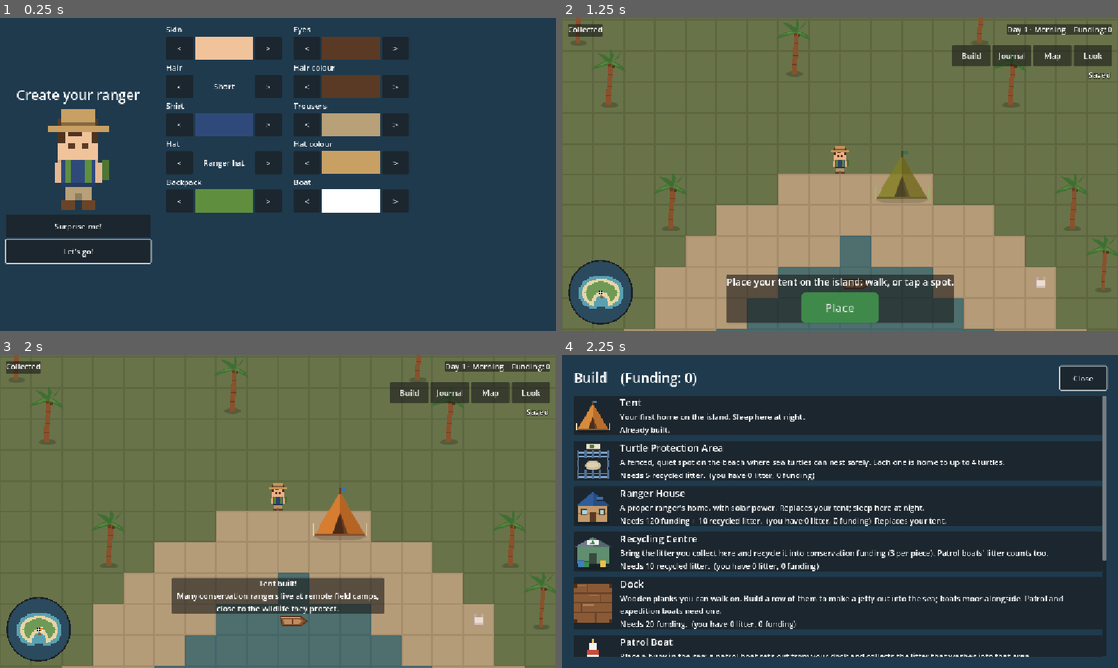
Above: before the commit, frames 1-4 (two rows, left to right).
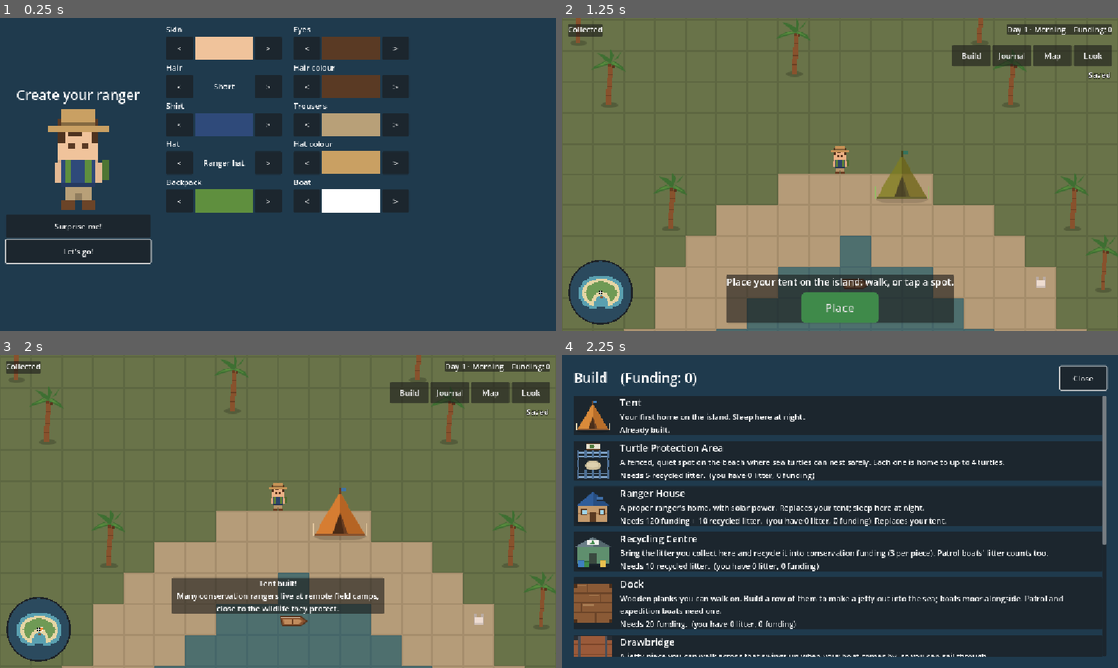
Above: after the commit, the same moments.

Repository: detronics-apps/ocean-haven
Game: Godot game, scene res://scenes/world/ocean_world.tscn
Two runs of this game, one before a commit and one after it. Both use one fixed random seed, a clock stepped at 60 frames per second and the inputs below.
Inputs:
- Up to frame 1 (0.25 s): no input
- Up to frame 2 (1.25 s): click "Let's go!" at 0.5 s
- Up to frame 3 (2 s): click "Place" at 1.25 s
- Up to frame 4 (2.25 s): click "Build" at 2 s

Frames 1-3 are identical in both runs. In frame 4, 1.0% of the frame differs, in the area x 2-98%, y 60-97%.

Commit message:
Drawbridge: a jetty piece that swings up for your boat
New building (40 funding): placed like a dock plank (must connect to
the shore or another plank) and walked across like one. While a sailing
boat is within 64 px it raises (the water under it is open again, so
the boat passes) and it lowers once the boat has gone. It won't open
while the ranger is standing on it. test_dock covers it.

Co-Authored-By: Claude Opus 5.5 <noreply@anthropic.com>

Diff:
--- /dev/null
+++ b/assets/buildings/drawbridge_closed.svg
@@ -0,0 +1,14 @@
+<svg xmlns="http://www.w3.org/2000/svg" width="32" height="32" viewBox="0 0 32 32" shape-rendering="crispEdges">
+  <!-- Placeholder drawbridge, lowered: reddish planks, iron straps, chain posts -->
+  <rect x="0" y="0" width="32" height="32" fill="#9a5a3a"/>
+  <g fill="#7a4428">
+    <rect x="0" y="7" width="32" height="1"/><rect x="0" y="15" width="32" height="1"/><rect x="0" y="23" width="32" height="1"/>
+  </g>
+  <g fill="#4a4f58">
+    <rect x="4" y="0" width="2" height="32"/><rect x="26" y="0" width="2" height="32"/>
+  </g>
+  <g fill="#2a2e34">
+    <rect x="0" y="0" width="4" height="4"/><rect x="28" y="0" width="4" height="4"/>
+    <rect x="0" y="28" width="4" height="4"/><rect x="28" y="28" width="4" height="4"/>
+  </g>
+</svg>
--- /dev/null
+++ b/assets/buildings/drawbridge_open.svg
@@ -0,0 +1,12 @@
+<svg xmlns="http://www.w3.org/2000/svg" width="32" height="32" viewBox="0 0 32 32" shape-rendering="crispEdges">
+  <!-- Placeholder drawbridge, raised: the deck swung up on its hinge, water visible below -->
+  <rect x="0" y="0" width="32" height="10" fill="#9a5a3a"/>
+  <rect x="0" y="4" width="32" height="1" fill="#7a4428"/>
+  <rect x="4" y="0" width="2" height="10" fill="#4a4f58"/>
+  <rect x="26" y="0" width="2" height="10" fill="#4a4f58"/>
+  <rect x="0" y="10" width="32" height="2" fill="#5a3a22"/>
+  <rect x="0" y="0" width="4" height="4" fill="#2a2e34"/>
+  <rect x="28" y="0" width="4" height="4" fill="#2a2e34"/>
+  <rect x="2" y="12" width="2" height="18" fill="#2a2e34"/>
+  <rect x="28" y="12" width="2" height="18" fill="#2a2e34"/>
+</svg>
--- /dev/null
+++ b/data/buildings/drawbridge.tres
@@ -0,0 +1,20 @@
+[gd_resource type="Resource" script_class="BuildingData" format=3]
+
+[ext_resource type="Texture2D" path="res://assets/buildings/drawbridge_open.svg" id="1_88l0l"]
+[ext_resource type="Script" path="res://scripts/buildings/building_data.gd" id="2_8l4ks"]
+[ext_resource type="Texture2D" path="res://assets/buildings/drawbridge_closed.svg" id="3_4cw1c"]
+
+[resource]
+script = ExtResource("2_8l4ks")
+id = &"drawbridge"
+display_name = "Drawbridge"
+description = "A jetty piece you can walk across that swings up when your boat comes by, so you can sail through."
+order = 4
+texture = ExtResource("3_4cw1c")
+size = Vector2i(1, 1)
+terrain = PackedStringArray("water", "")
+cost_funding = 40
+deck = true
+open_texture = ExtResource("1_88l0l")
+connects_to_shore = true
+fact = "Drawbridges let people walk across and boats sail through the same stretch of water."
--- a/scripts/buildings/building.gd
+++ b/scripts/buildings/building.gd
@@ -17,6 +17,10 @@
 ## Visitor donations waiting to be collected here.
 var pending_funds := 0
 var _bob := 0.0
+## Drawbridges: raised right now (boats pass, the ranger can't cross).
+var is_open := false
+## How close a sailing boat must come for a drawbridge to open.
+const BRIDGE_OPEN_RANGE := 64.0
 ## Decks: the tiles they replaced, to put back if moved. World cell -> [ground, local cell, source, atlas, alt].
 var _deck_tiles: Dictionary = {}
 
@@ -97,6 +101,24 @@
 	return list
 
 
+## Opens when a sailing boat comes close (and nobody's standing on it); closes after.
+func _update_drawbridge() -> void:
+	var boat_near := false
+	for boat: Node2D in get_tree().get_nodes_in_group("boat"):
+		boat_near = boat_near or (boat.get("controlled") and boat.global_position.distance_to(global_position) < BRIDGE_OPEN_RANGE)
+	var player: Node2D = get_tree().get_first_node_in_group("player")
+	var ranger_on := player and player.visible and rect().has_point(Terrain.cell_of(player.global_position))
+	var want_open := boat_near and not ranger_on
+	if want_open == is_open:
+		return
+	is_open = want_open
+	if is_open:
+		_lift_deck()  # water again: boats sail through
+	else:
+		_lay_deck()
+	_sprite.texture = data.open_texture if is_open else data.texture
+
+
 ## Recycles everything the ranger is carrying into conservation funding.
 func recycle() -> void:
 	var pieces := Inventory.total()
@@ -132,6 +154,8 @@
 
 
 func _process(delta: float) -> void:
+	if data.open_texture and visible:  # not while being moved (hidden, deck lifted)
+		_update_drawbridge()
 	if pending_funds > 0:
 		_bob += delta
 		_coin.position.y = -data.size.y * Terrain.TILE / 2.0 - 12.0 + roundf(sin(_bob * 3.0) * 2.0)
--- a/scripts/buildings/building_data.gd
+++ b/scripts/buildings/building_data.gd
@@ -44,6 +44,8 @@
 @export var recycle_value := 0
 ## A walkway over the water (dock planks): the ranger can walk on it, boats bump into it.
 @export var deck := false
+## Drawbridges: shown (and walk-through for boats) while a sailing boat is close.
+@export var open_texture: Texture2D
 ## Must touch the shore or another deck, so walkways grow out from the land.
 @export var connects_to_shore := false
 ## Must be right next to a building of this kind (the Expedition Boat moors at a dock).
--- a/tests/test_dock.gd
+++ b/tests/test_dock.gd
@@ -66,6 +66,25 @@
 	_expect(build_mode.place_at(Vector2i(16, 1)), "moved beside the jetty")
 	_expect(_terrain(Vector2(19 * 32 + 16, 16)) == "", "open sea is back where the plank was")
 
+	# --- A drawbridge at the end: walkable, but swings up for a sailing boat ---
+	var bridge_data: Resource = load("res://data/buildings/drawbridge.tres")
+	build_mode.start(bridge_data)
+	_expect(build_mode.place_at(Vector2i(19, 0)), "drawbridge added to the end of the jetty")
+	build_mode.cancel()
+	var bridge: Node2D = get_nodes_in_group("buildings").filter(func(b: Node) -> bool: return b.data.id == &"drawbridge")[0]
+	var spot := Vector2(19 * 32 + 16, 16)
+	await process_frame
+	_expect(_walkable(spot) and not bridge.is_open, "closed: you can walk across")
+	boat.restore_aboard()
+	boat.global_position = spot + Vector2(0, 48)
+	for i in 3:
+		await process_frame
+	_expect(bridge.is_open and not _walkable(spot), "a sailing boat comes close: it swings up")
+	boat.global_position = spot + Vector2(0, 300)
+	for i in 3:
+		await process_frame
+	_expect(not bridge.is_open and _walkable(spot), "boat gone: it closes again")
+
 	if not _failed:
 		print("PASS")
 	quit(1 if _failed else 0)
@@ -73,6 +92,14 @@
 
 func _cell_of(point: Vector2) -> Vector2i:
 	return Vector2i((point / 32.0).floor())
+
+
+func _walkable(point: Vector2) -> bool:
+	for ground: TileMapLayer in get_nodes_in_group("ground"):
+		var tile := ground.get_cell_tile_data(ground.local_to_map(ground.to_local(point)))
+		if tile:
+			return tile.get_custom_data("walkable")
+	return false
 
 
 func _terrain(point: Vector2) -> String:
Not shown, added: assets/buildings/drawbridge_closed.svg.import
Not shown, added: assets/buildings/drawbridge_open.svg.import
